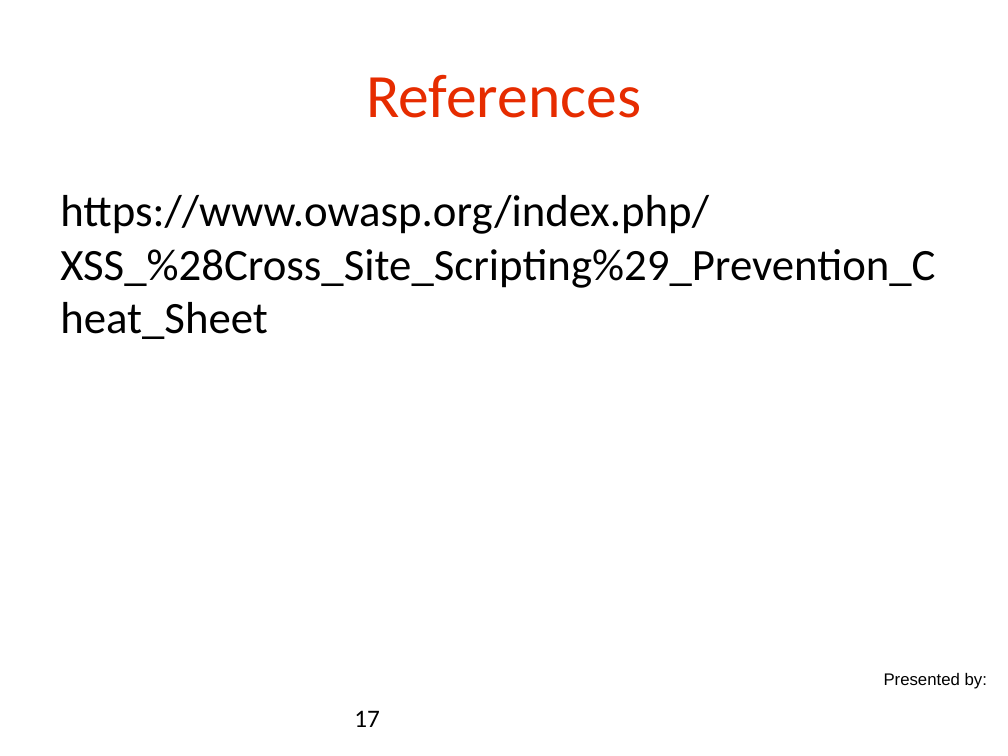
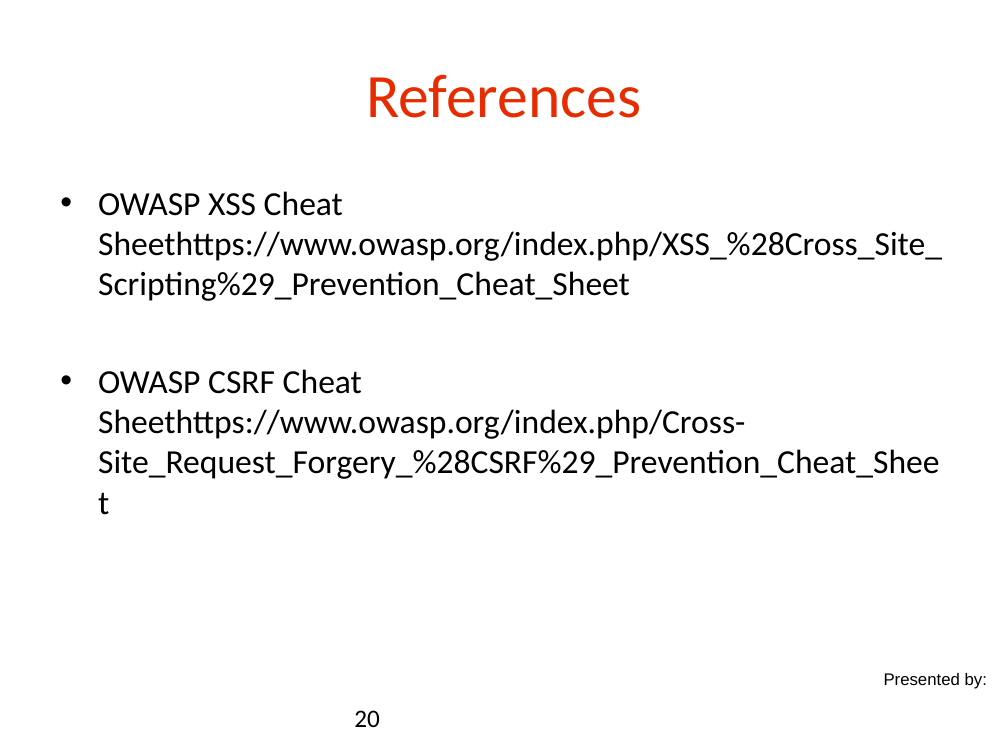
Before and after one commit to danielsomerfield/app-sec-presentation, a slide deck: slide 20 of AppSec Presentation Deck Day 4.ppt (slide 17 before the commit). Drawn at 1008x756 pixels with LibreOffice and Linux fonts; fonts in the diff are those of the drawing; background and template pictures are left out. Boxes give left, top, right and bottom in pixels: in the first picture for what was removed or moved away, otherwise in the second. Text is boxed around its words. In the diff, an @@ line names an element or a change of style, - is before the commit and + after.

```diff
--- a/AppSec Presentation Deck Day 4.ppt
+++ b/AppSec Presentation Deck Day 4.ppt
@@ text at [98, 191, 942, 479]: text changed; size 32 to 24 pt @@
-https://www.owasp.org/index.php/XSS_%28Cross_Site_Scripting%29_Prevention_Cheat_Sheet
+• OWASP XSS Cheat Sheethttps://www.owasp.org/index.php/XSS_%28Cross_Site_Scripting%29_Prevention_Cheat_Sheet
+• OWASP CSRF Cheat Sheethttps://www.owasp.org/index.php/Cross-Site_Request_Forgery_%28CSRF%29_Prevention_Cheat_Sheet
@@ page number at [354, 710, 380, 727]: text changed @@
-17
+20
```
Also in this commit, not shown: 4 other slides changed, 3 slides added, 4 other files.
